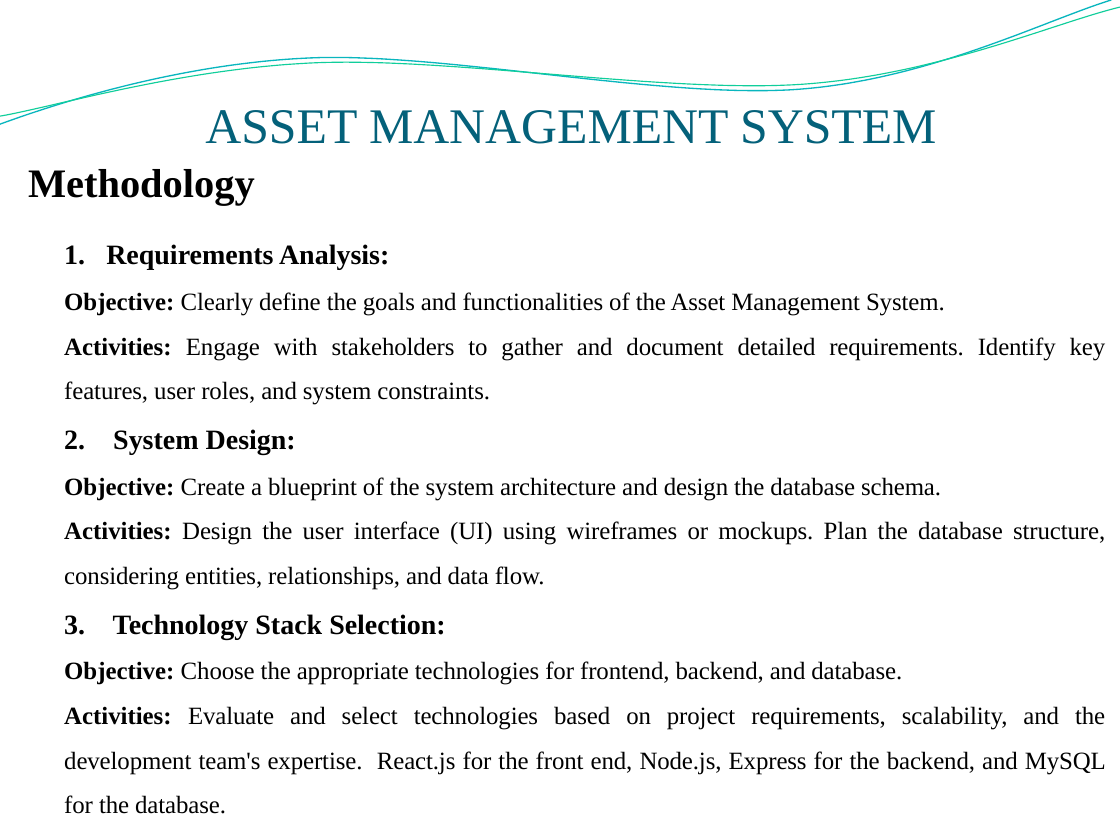
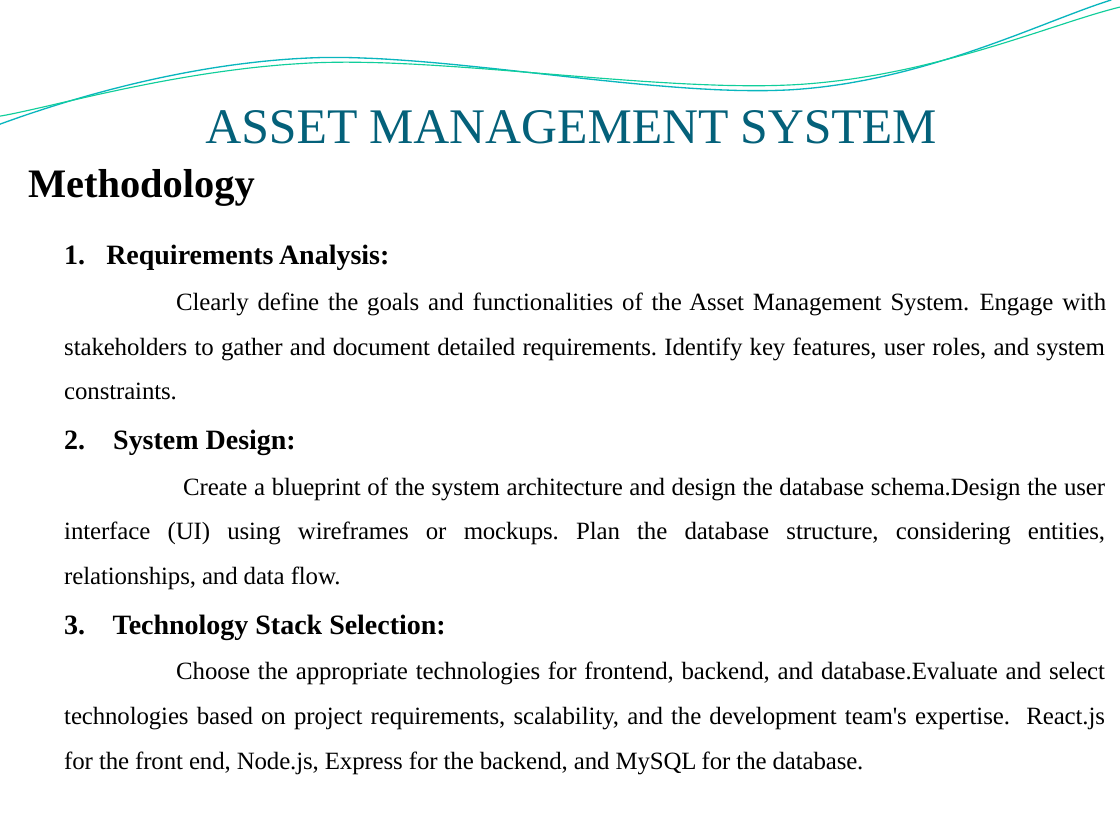
Before and after one commit to surya0811/Assetmanagement1, a slide deck: slide 15 of reports/ppt final.pptx. Drawn at 1120x840 pixels with LibreOffice and Linux fonts; fonts in the diff are those of the drawing; background and template pictures are left out. Boxes give left, top, right and bottom in pixels: in the first picture for what was removed or moved away, otherwise in the second. Text is boxed around its words. In the diff, an @@ line names an element or a change of style, - is before the commit and + after.

```diff
--- a/reports/ppt final.pptx
+++ b/reports/ppt final.pptx
@@ text at [64, 292, 1106, 400]: text changed @@
-Objective: Clearly define the goals and functionalities of the Asset Management System.
-Activities: Engage with stakeholders to gather and document detailed requirements. Identify key features, user roles, and system constraints.
+Clearly define the goals and functionalities of the Asset Management System. Engage with stakeholders to gather and document detailed requirements. Identify key features, user roles, and system constraints.
@@ text at [64, 477, 1105, 590]: text changed @@
-Objective: Create a blueprint of the system architecture and design the database schema.
-Activities: Design the user interface (UI) using wireframes or mockups. Plan the database structure, considering entities, relationships, and data flow.
+Create a blueprint of the system architecture and design the database schema.Design the user interface (UI) using wireframes or mockups. Plan the database structure, considering entities, relationships, and data flow.
@@ text at [64, 661, 1105, 775]: text changed @@
-Objective: Choose the appropriate technologies for frontend, backend, and database.
-Activities: Evaluate and select technologies based on project requirements, scalability, and the development team's expertise. React.js for the front end, Node.js, Express for the backend, and MySQL for the database.
+Choose the appropriate technologies for frontend, backend, and database.Evaluate and select technologies based on project requirements, scalability, and the development team's expertise. React.js for the front end, Node.js, Express for the backend, and MySQL for the database.
```
Also in this commit, not shown: 4 other slides changed, 22 other files.
